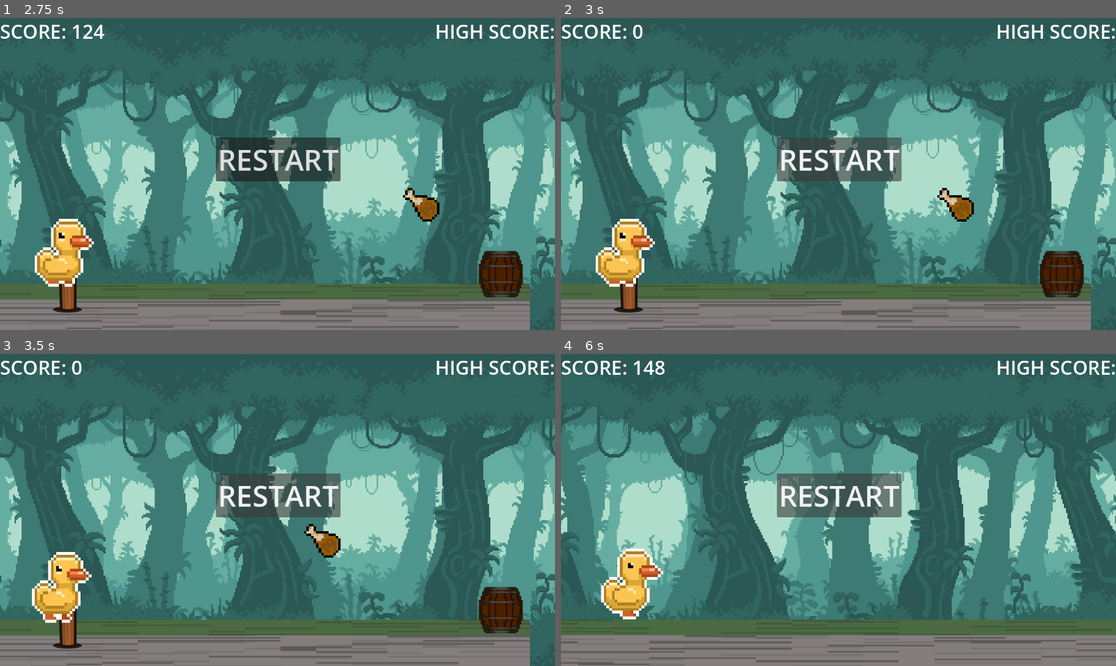
Above: before the commit, frames 1-4 (two rows, left to right).
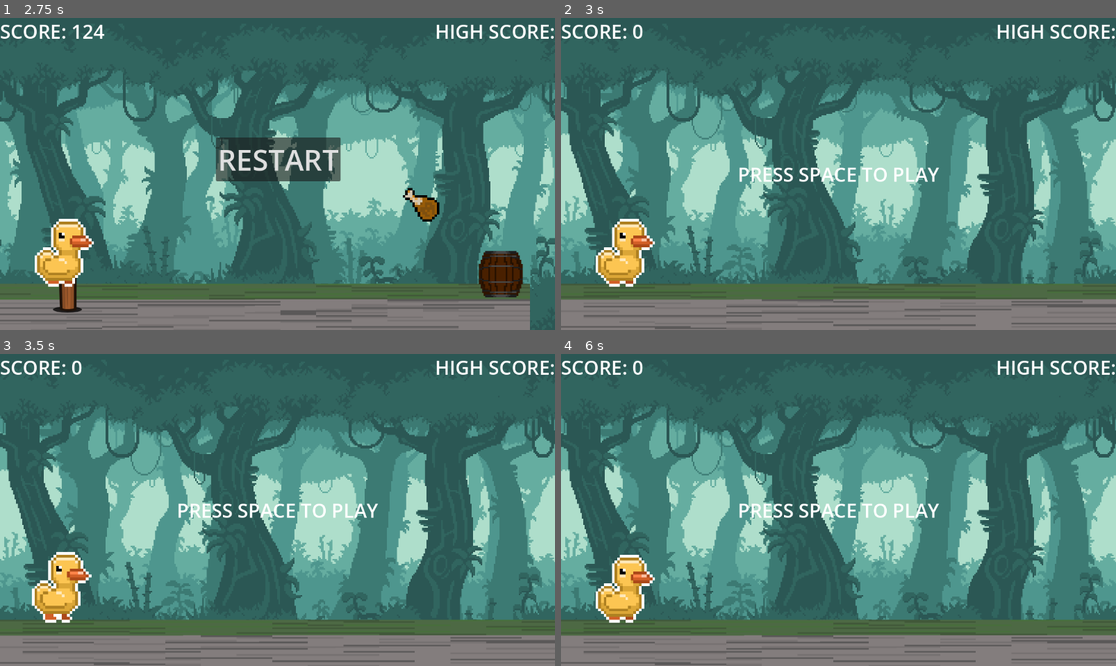
Above: after the commit, the same moments.

Repository: Ayodper/voraciousrush-main
Game: Godot game, scene res://background/scenes/main.tscn
The game is run twice, just before and just after one commit, with the same random seed, the same clock (stepped at 60 frames per second) and the same inputs.
Inputs (mouse positions are in pixels of both pictures, inside the frame that each line leads up to):
- Up to frame 1 (2.75 s): tap Space at 0.5 s; tap Enter (ui_accept) at 0.77, 1.52 s; hold Down (ui_down) from 2.03 s (still down)
- Up to frame 2 (3 s): release Down (ui_down) at 2.75 s; click "RESTART" at 2.75 s
- Up to frame 3 (3.5 s): no input
- Up to frame 4 (6 s): tap Space at 3.5 s; tap Enter (ui_accept) at 3.77, 4.52, 5.27 s; hold Down (ui_down) 5.03-5.75 s; click (838, 494) at 5.75 s, where only the run after the commit has a clickable "RESTART"

Frame 1 is identical in both runs. In frame 2, 39% of the frame differs, in the area x 0-100%, y 16-100%; in frame 3, 39%; in frame 4, 49%, in the area x 0-100%, y 2-100%.
Error before the commit: Invalid access to property or key 'queue' on a base object of type 'Area2D'. (res://background/scenes/main.gd:55)

Commit message:
game restarts fully now

Diff:
--- a/background/scenes/main.gd
+++ b/background/scenes/main.gd
@@ -52,7 +52,7 @@
 
 	#delete all obstacles
 	for obs in obstacles:
-		obs.queue.free()
+		obs.queue_free()
 	obstacles.clear()
 
 	$duck.position = DUCK_START_POS
